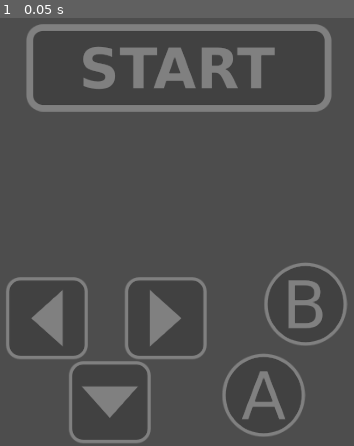
Above: before the commit, frame 1.
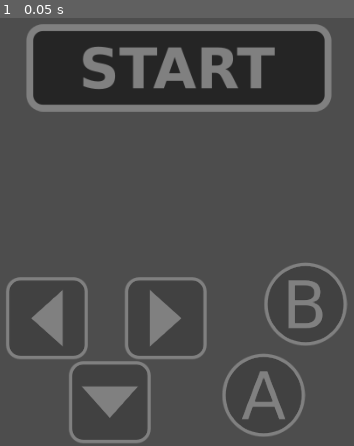
Above: after the commit, the same moment.

Repository: endy128/tetris2
Game: Godot game, scene res://board.tscn
Two runs of this game, one before a commit and one after it. Both use one fixed random seed, a clock stepped at 60 frames per second and the inputs below.
Inputs:
- Up to frame 1 (0.05 s): no input

The runs differ from the first frame. In frame 1, 11% of the frame differs, in the area x 9-92%, y 3-21%.

Commit message:
lower board, darken start btn

Diff:
--- a/board.gd
+++ b/board.gd
@@ -18,7 +18,7 @@
 const BLOCK_SIZE = 30
 const GRID_WIDTH = 1
 const START_X = 10
-const START_Y = (4 * - BLOCK_SIZE) + 10  # move the board up as staging area isn't rendrerd
+const START_Y = (4 * - BLOCK_SIZE) + 70  # move the board up as staging area isn't rendrerd
 const GRID_BG = "#000000"
 const GRID_COLOUR = "#FFFFFF"
 
@@ -281,9 +281,12 @@
 
 	# game begins
 	if game_state == 1 or game_state == 2: # draw the board at game over
-		#draw the outline of the board
+
+		#draw the board background
 		draw_rect( Rect2(START_X, START_Y + (BLOCK_SIZE * STAGING), COLUMNS * BLOCK_SIZE, VISIBLE_ROWS * BLOCK_SIZE), GRID_BG, GRID_WIDTH)
-		draw_rect( Rect2(START_X, START_Y + (BLOCK_SIZE * STAGING), COLUMNS * BLOCK_SIZE, VISIBLE_ROWS * BLOCK_SIZE), GRID_COLOUR, false, GRID_WIDTH)
+
+		# draw outline later
+#		draw_rect( Rect2(START_X, START_Y + (BLOCK_SIZE * STAGING), COLUMNS * BLOCK_SIZE, VISIBLE_ROWS * BLOCK_SIZE), GRID_COLOUR, false, GRID_WIDTH)
 
 		if DEBUG:
 			# draw the column gridlines
@@ -348,11 +351,12 @@
 		draw_string(default_font, Vector2(LINES_BOX_X + 5, LINES_BOX_Y + 25), "LINES:", HORIZONTAL_ALIGNMENT_LEFT, -1, 14)
 		draw_string(default_font, Vector2(LINES_BOX_X + (1.5 * BLOCK_SIZE), LINES_BOX_Y + 45), str(lines_complete), HORIZONTAL_ALIGNMENT_LEFT, -1, 14)
 
+		# draw the board outline last
+		draw_rect( Rect2(START_X, START_Y + (BLOCK_SIZE * STAGING), COLUMNS * BLOCK_SIZE, VISIBLE_ROWS * BLOCK_SIZE), GRID_COLOUR, false, GRID_WIDTH)
+
 		# draw the game over text
 		if game_state == 2:
 			draw_string(default_font, Vector2(LINES_BOX_X + 2.5, LINES_BOX_Y + 85), "GAME OVER!", HORIZONTAL_ALIGNMENT_CENTER, -1, 14)
-
-
 
 		# draw the next shape in the box
 		var _next_shape = _get_next_shape_matrix(next_shape)
Binary file changed: icons/btn_start.png
Not shown, added: screenshot.png.import
